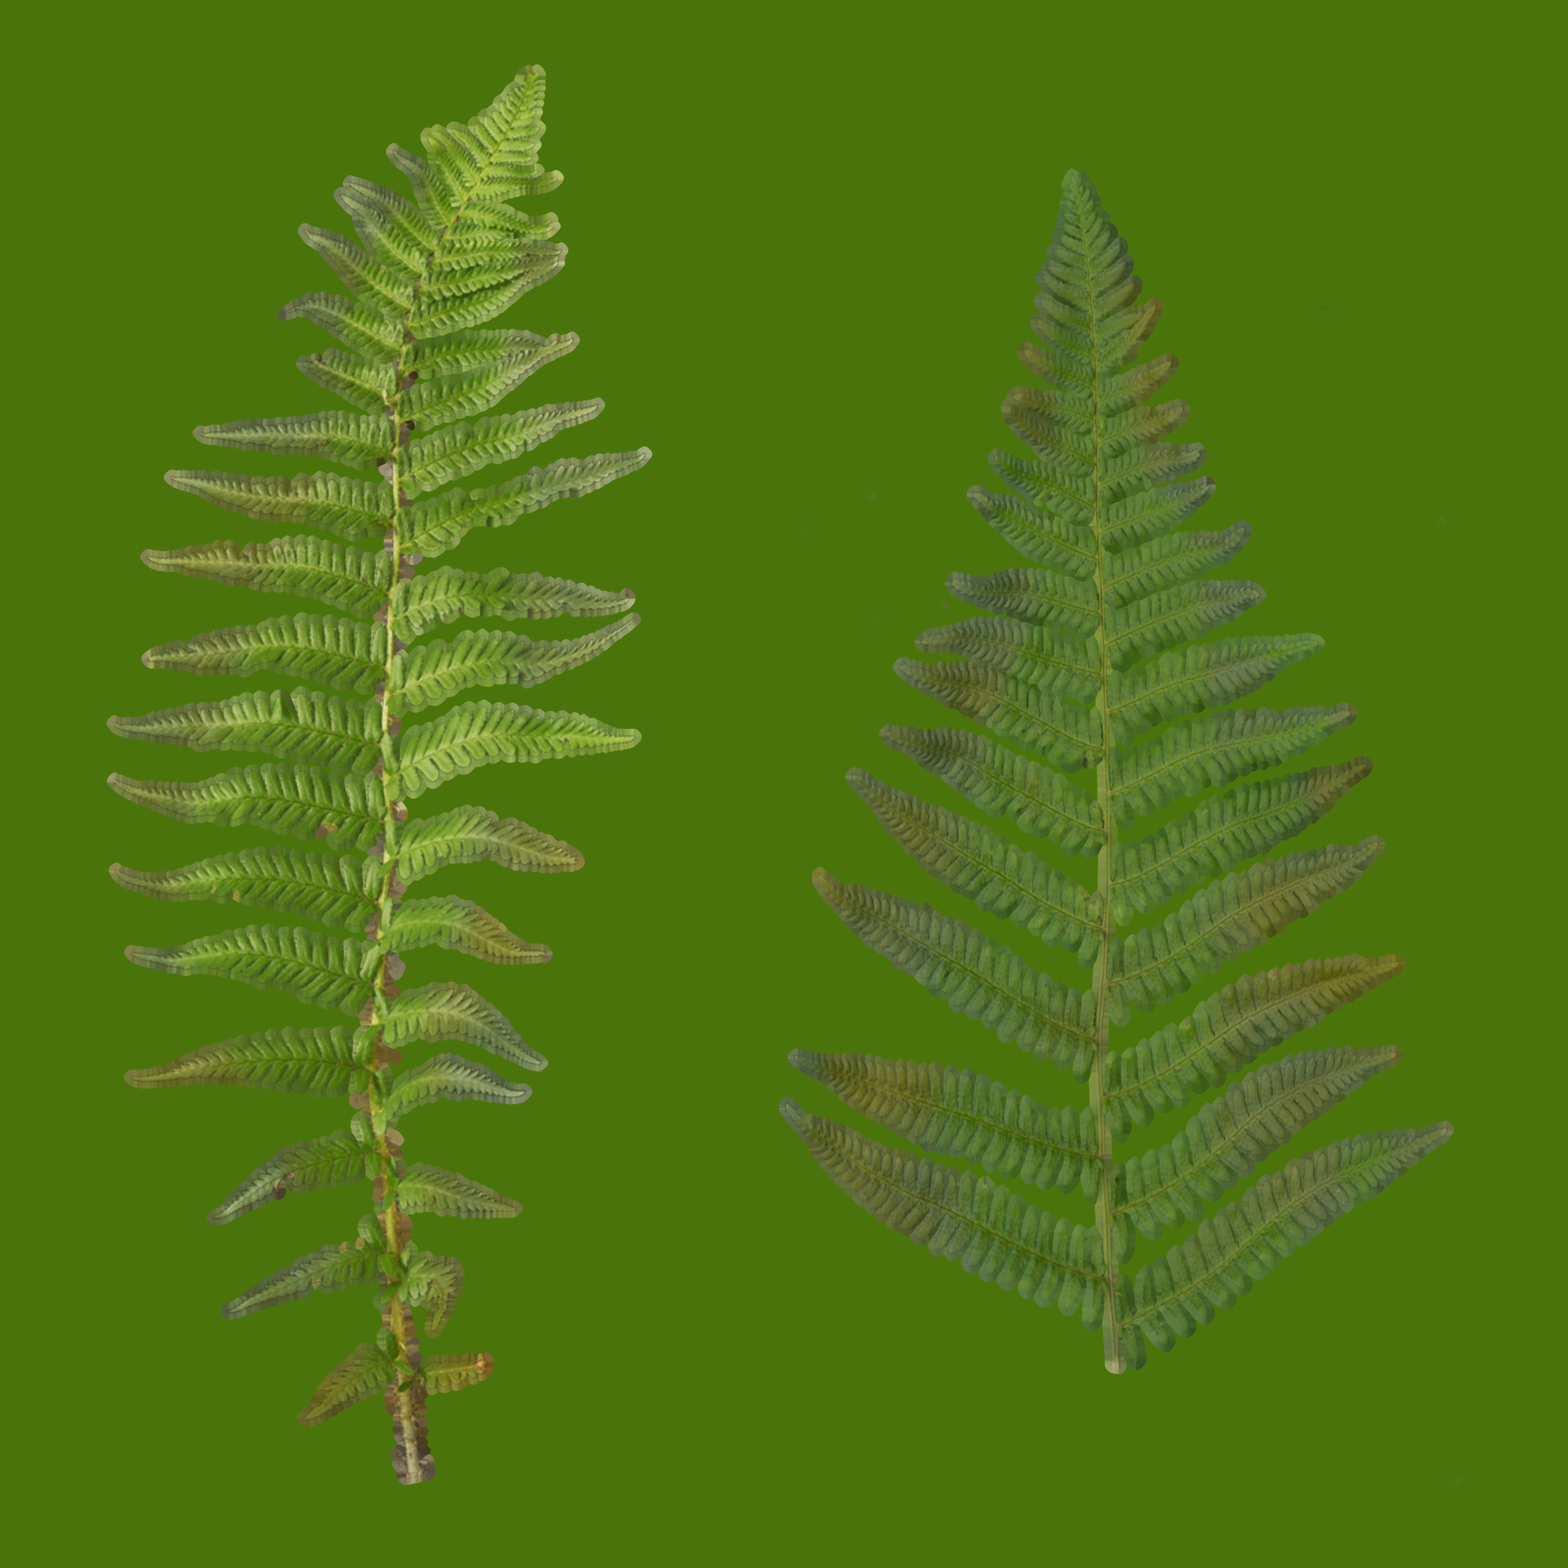
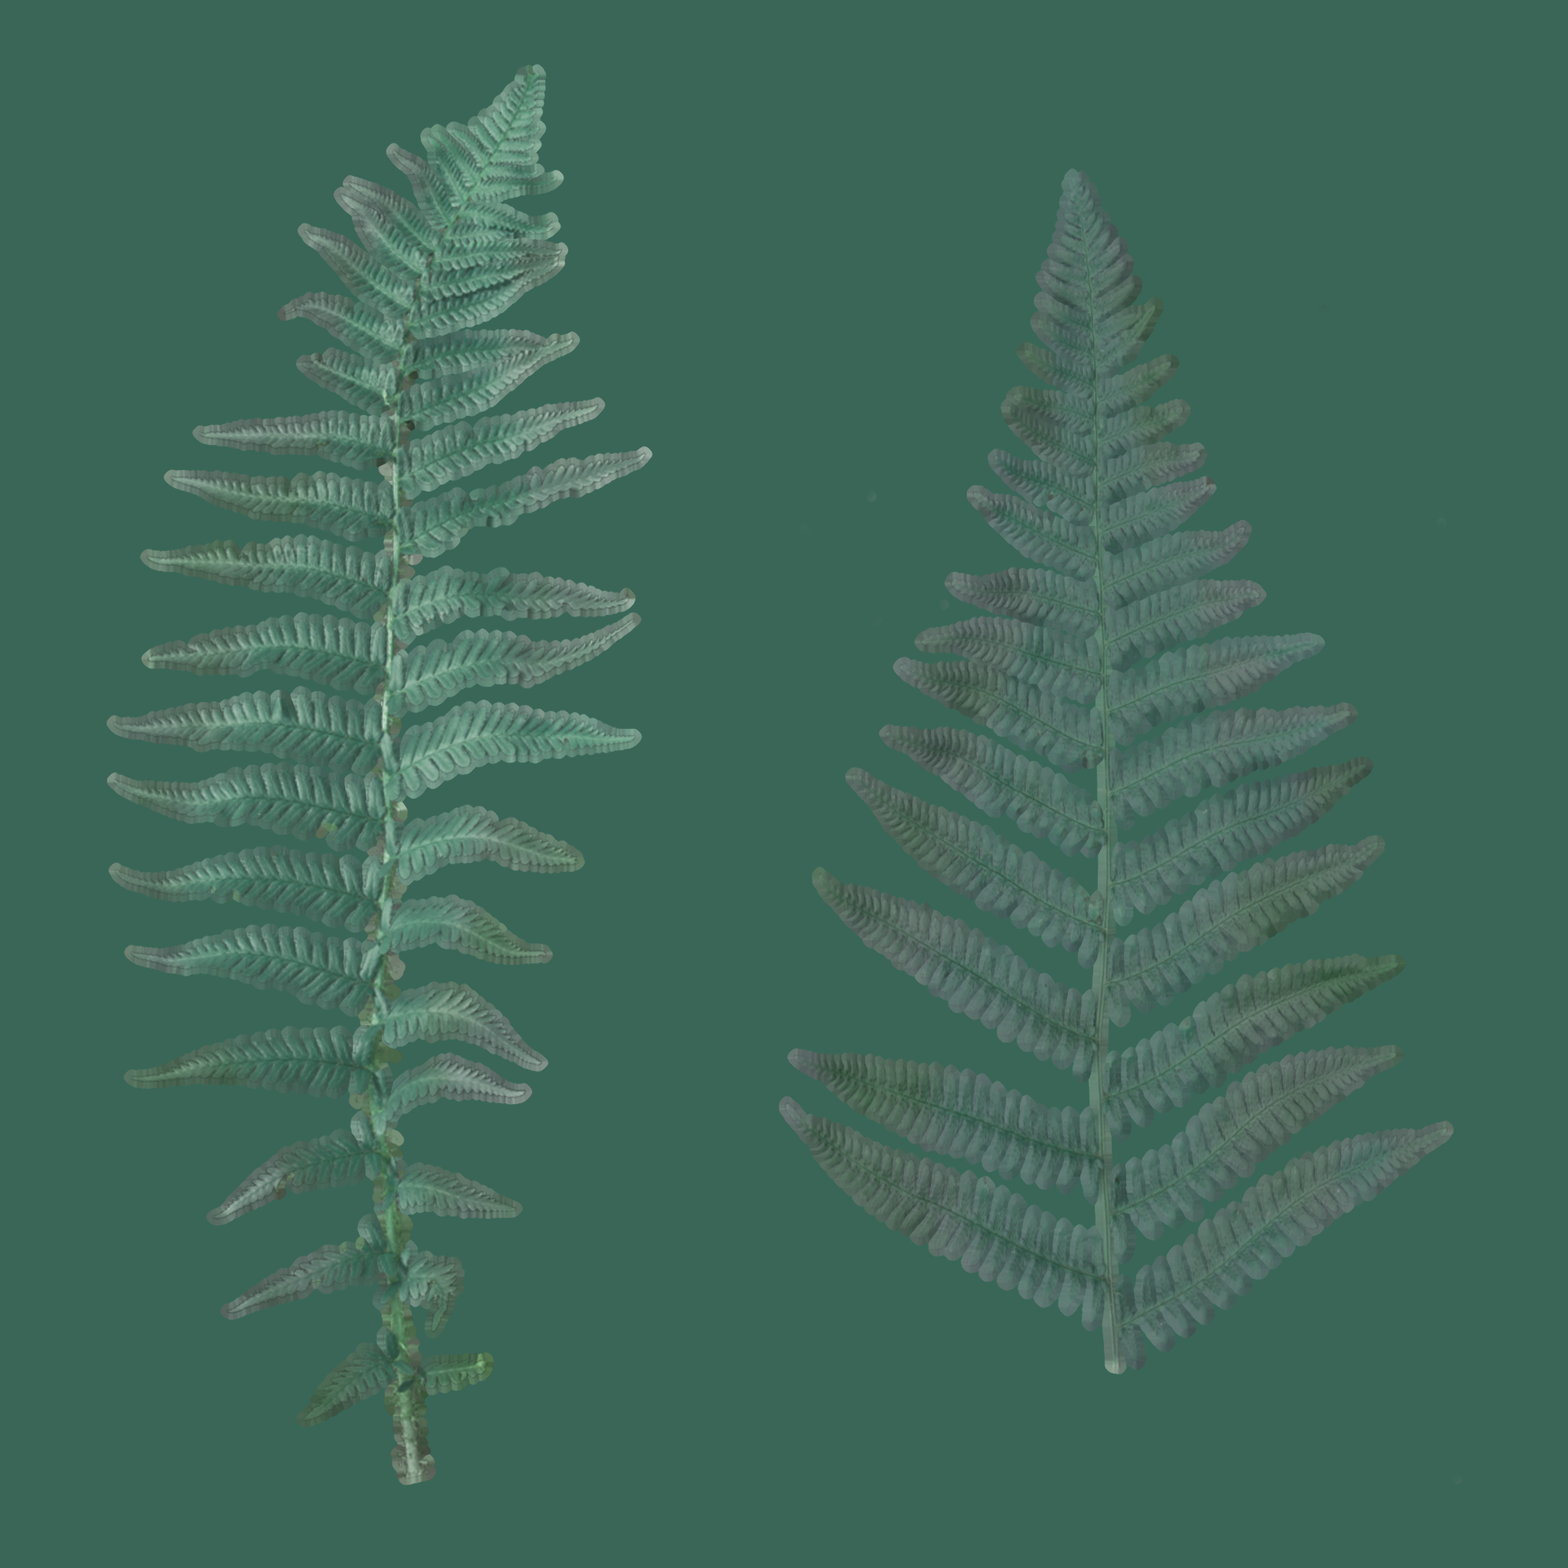
The second 1568px x 1568px image is a revision of the first. Changes to its layers:
added layer "Background copy" above "Background" over (x1=0, y1=0, x2=1568, y2=1568)
added layer "Background" over (x1=0, y1=0, x2=1568, y2=1568)